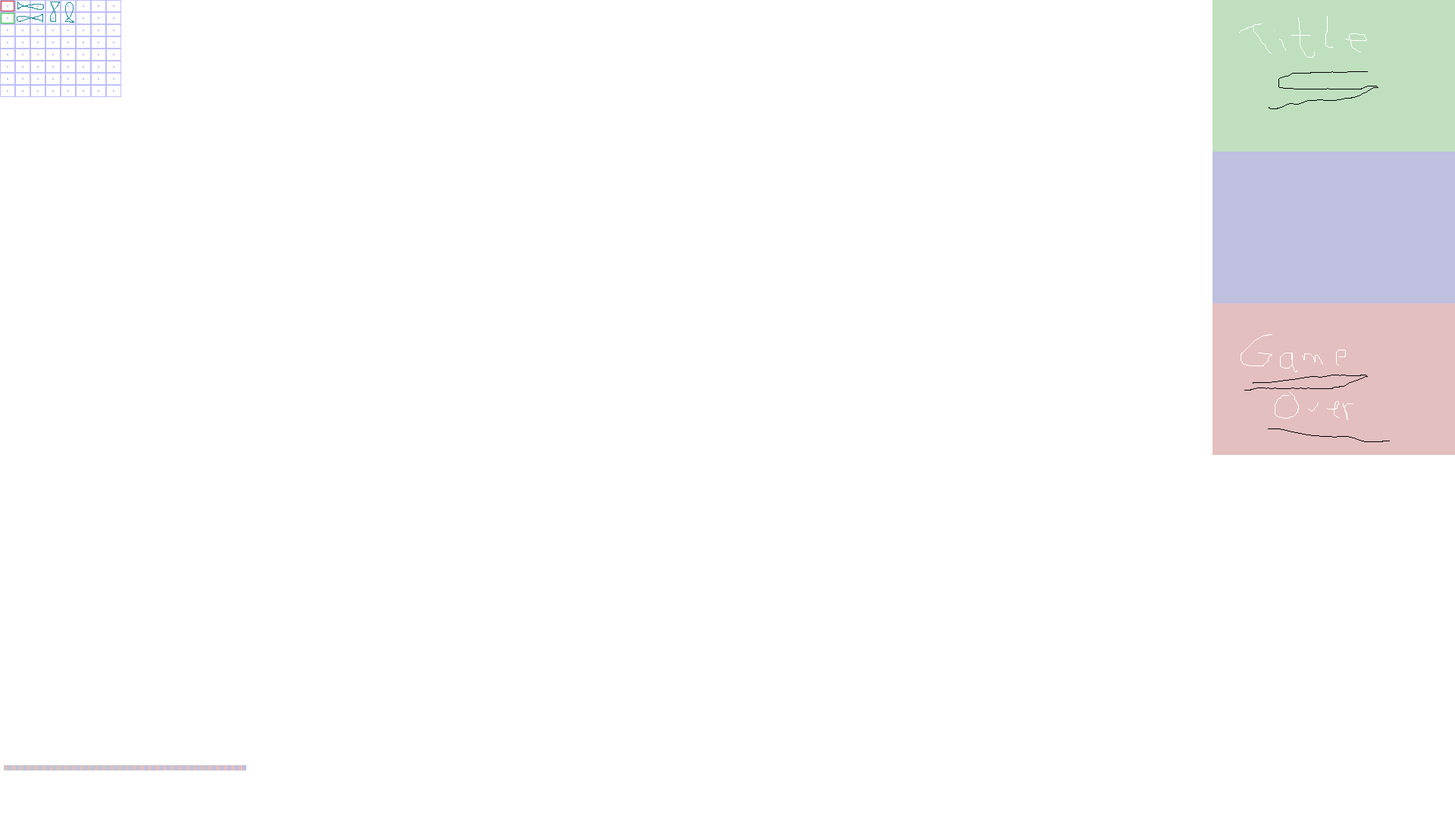
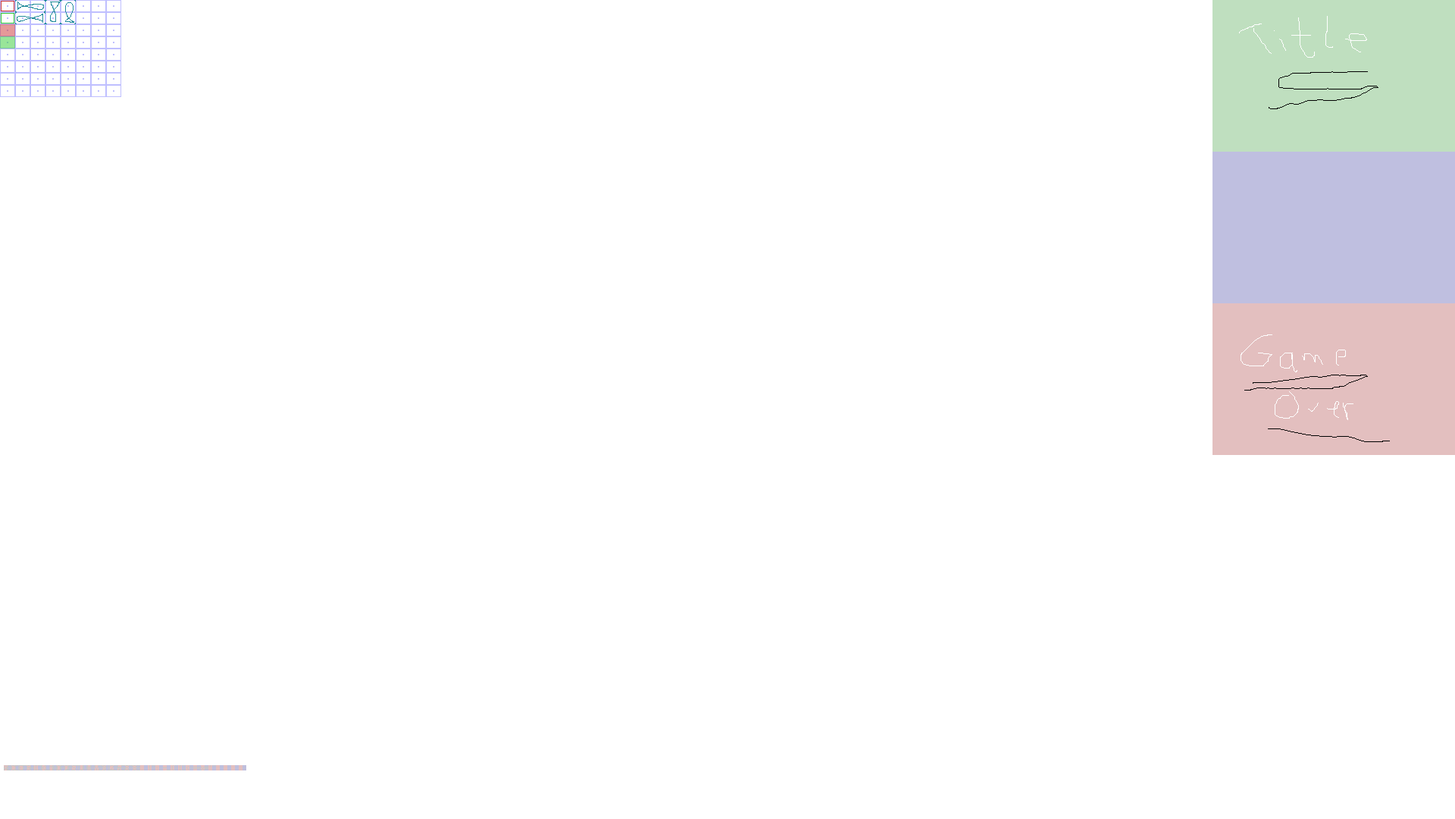
Layer changes from the first w=1455, h=819 image to the second:
painted on "pizzagrid" over [0, 0, 76, 49]
